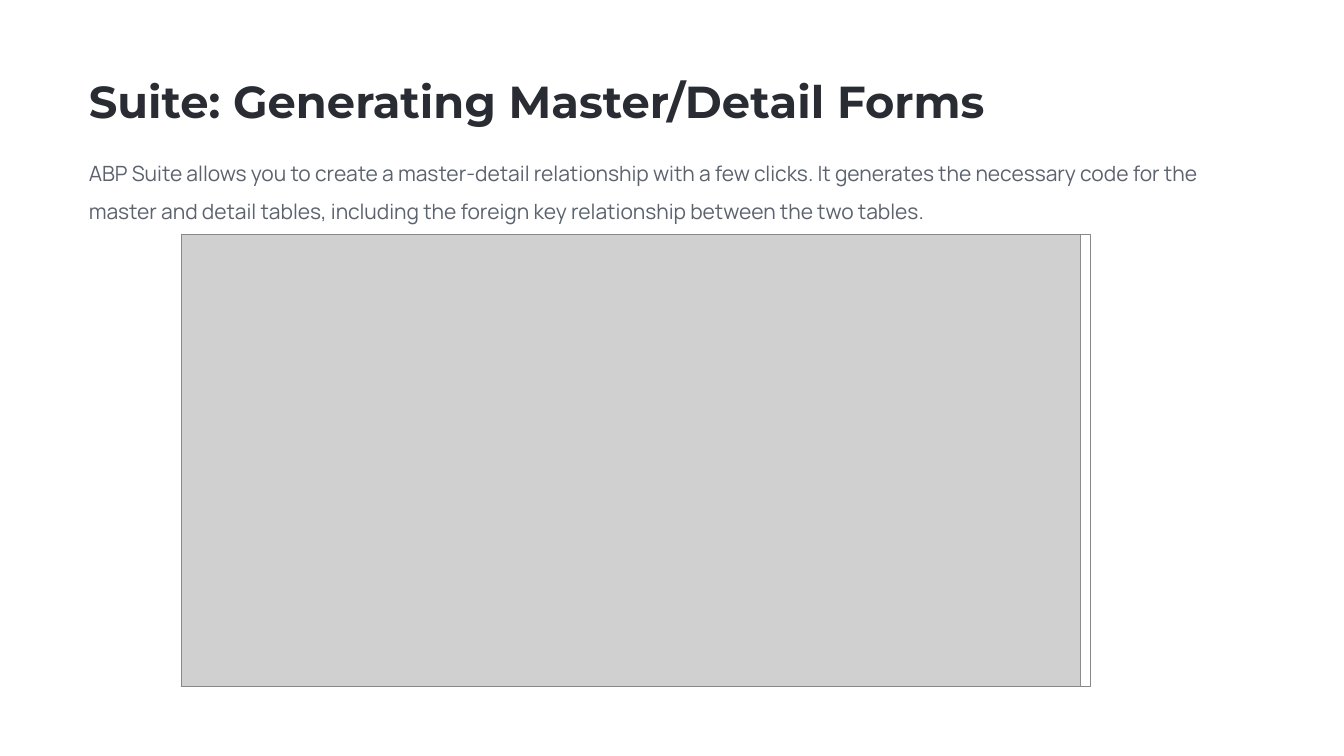
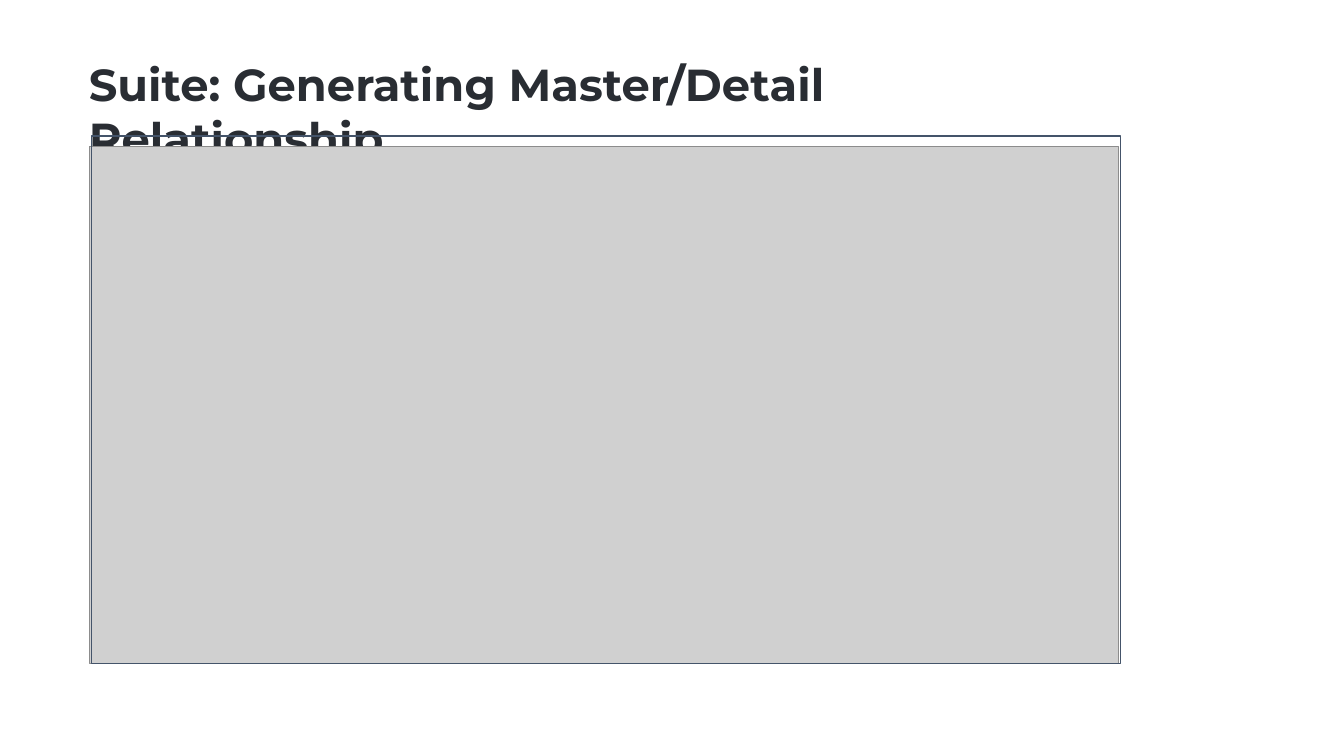
Before and after one commit to EngincanV/presentations, a slide deck: slide 12 of ABP/Community-Talks-2023.8/Community-Talks-2023.8.pptx. Drawn at 1344x756 pixels with LibreOffice and Linux fonts; fonts in the diff are those of the drawing; grey boxes stand for pictures; background and template pictures are left out. Boxes give left, top, right and bottom in pixels: in the first picture for what was removed or moved away, otherwise in the second. Text is boxed around its words. In the diff, an @@ line names an element or a change of style, - is before the commit and + after.

```diff
--- a/ABP/Community-Talks-2023.8/Community-Talks-2023.8.pptx
+++ b/ABP/Community-Talks-2023.8/Community-Talks-2023.8.pptx
@@ text at (x1=89, y1=63, x2=825, y2=165): text changed @@
-Suite: Generating Master/Detail Forms
+Suite: Generating Master/Detail Relationship
@@ picture resized from (x1=181, y1=235, x2=1080, y2=687) to (x1=90, y1=146, x2=1119, y2=663) @@
@@ rectangle resized from (x1=181, y1=235, x2=1091, y2=687) to (x1=92, y1=136, x2=1121, y2=664) @@
@@ rectangle at (x1=92, y1=136, x2=1121, y2=664): outline #888888 0.75 pt to #44546A 0.75 pt @@
@@ text removed at (x1=89, y1=165, x2=1197, y2=225) @@
-ABP Suite allows you to create a master-detail relationship with a few clicks. It generates the necessary code for the master and detail tables, including the foreign key relationship between the two tables.
```
Also in this commit, not shown: 9 other slides changed, 1 slide added, 1 slide removed, 1 other file.
